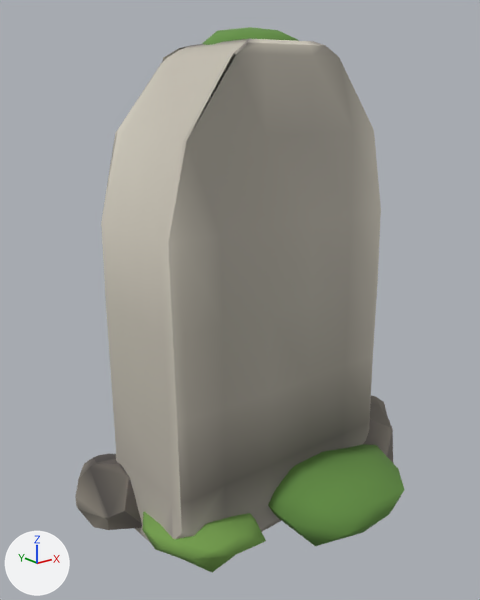
The glTF model public/models/pr_milestone.glb: old version first, new version second.
One viewpoint serves both versions: a 50 mm lens placed at (-0.931, -1.131, 0.942), pointed at (-0.011, 0.019, 0.482). Lighting does not change. The marker at lower left points along +X, +Y and +Z. The older version comes first. Vertices at exactly the same position are counted once.

Before the edit, the objects in view are built like this:
```python
me_pr_milestone__body = bpy.data.meshes.new('PR_milestone__body')
me_pr_milestone__body.from_pydata(...)  # 1284 vertices, 2540 faces; spans x -0.404..0.473, y -0.342..0.328, z -0.044..1.068
# faces by material slot: [2300, 240]
me_pr_milestone__body.materials.append(mat_pr_stone)
me_pr_milestone__body.materials.append(mat_pr_paint)
ob_pr_milestone__body = bpy.data.objects.new('PR_milestone__body', me_pr_milestone__body)
ob_pr_milestone__body.location = (0.0, 0.0, 0.0)
```
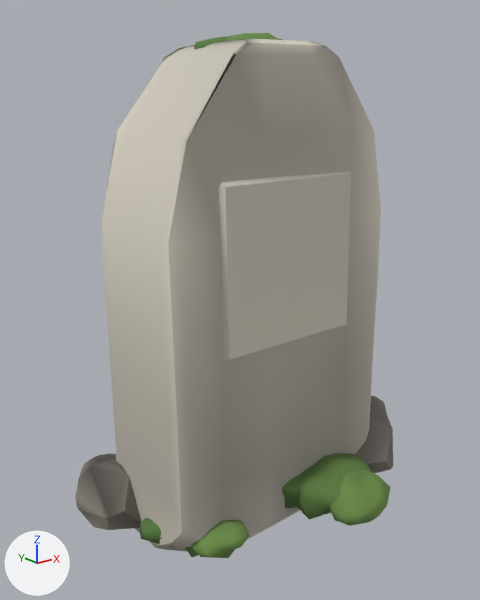
What differs and where, as boxes (x1, y1, x2, y2) in the pictures (480 x 600 px):
'PR_milestone__body', reshaped
    before: (75, 27, 405, 572)
    after: (75, 33, 393, 558)
part 1 of me_pr_milestone__body, rebuilt (mostly hidden afterwards)
    before: (142, 512, 266, 572)
    after: (159, 537, 199, 557)
part 2 of me_pr_milestone__body, rebuilt
    before: (202, 27, 299, 45)
    after: (225, 33, 276, 41)
part 3 of me_pr_milestone__body, rebuilt
    before: (268, 444, 405, 546)
    after: (297, 453, 372, 519)
part 4 of me_pr_milestone__body, added
    after: (140, 465, 391, 558)
part 5 of me_pr_milestone__body, added
    after: (194, 36, 351, 362)
part 6 of me_pr_milestone__body, edited (looks the same)
    both: (101, 39, 393, 543)

Edits to the bpy script that builds the scene:
```text
Change me_pr_milestone__body:
    used by ob_pr_milestone__body; location = (0.0, 0.0, 0.0)
    remove me_pr_milestone__body.from_pydata(...)  # 1284 vertices, 2540 faces; spans x -0.404..0.473, y -0.342..0.328, z -0.044..1.068
    add me_pr_milestone__body.from_pydata(...)  # 1686 vertices, 3304 faces; spans x -0.404..0.473, y -0.321..0.328, z -0.044..1.056
    me_pr_milestone__body part 1: the loose piece of 42 vertices spanning x -0.325..-0.041, y -0.219..0.053, z -0.034..0.073 is rebuilt with 42 vertices and now spans x -0.305..-0.106, y -0.155..-0.004, z -0.025..0.072
    me_pr_milestone__body part 2: the loose piece of 42 vertices spanning x -0.098..0.108, y -0.092..0.094, z 0.974..1.068 is rebuilt with 42 vertices and now spans x -0.074..0.079, y -0.069..0.068, z 0.982..1.056
    me_pr_milestone__body part 3: the loose piece of 42 vertices spanning x -0.064..0.307, y -0.342..0.043, z -0.039..0.116 is rebuilt with 42 vertices and now spans x 0.008..0.237, y -0.285..-0.049, z -0.02..0.107
    me_pr_milestone__body part 4: 252 vertices added at x -0.325..0.248, y -0.321..0.036, z -0.026..0.109
    me_pr_milestone__body part 5: 150 vertices added at x -0.18..0.18, y -0.147..0.1, z 0.42..1.051
    me_pr_milestone__body part 6: 651 kept faces spanning x -0.305..0.461, y -0.199..0.328, z -0.044..1.04 get new vertex colours; the middle colour goes from grey #97928a to grey #a5a097
```
